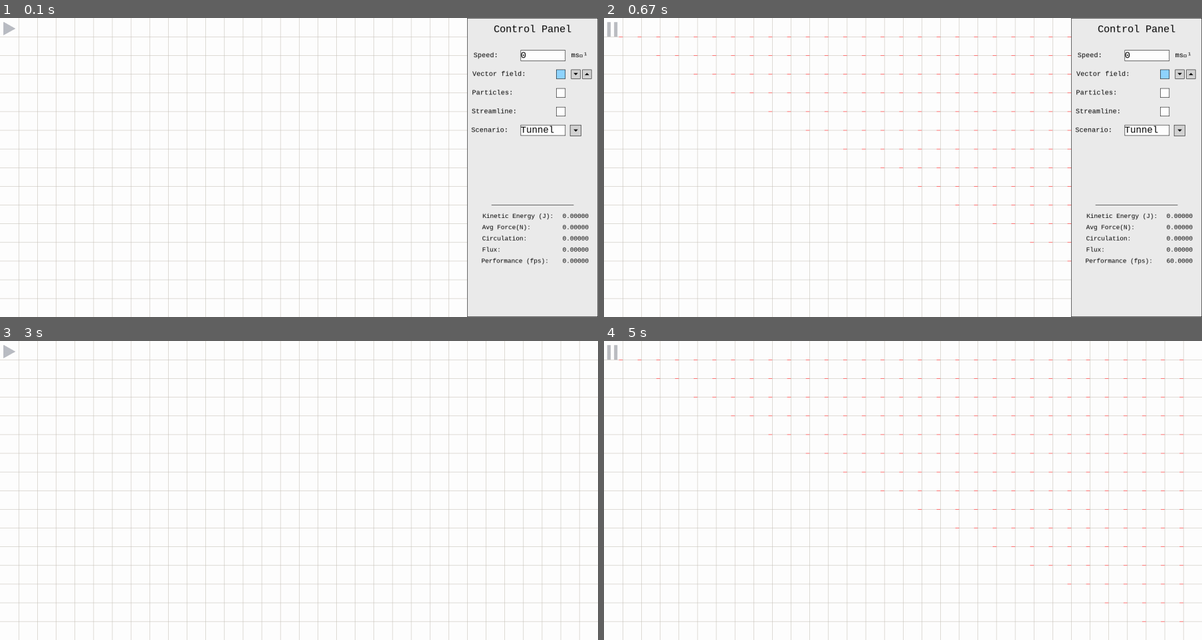
Above: before the commit, frames 1-4 (two rows, left to right).
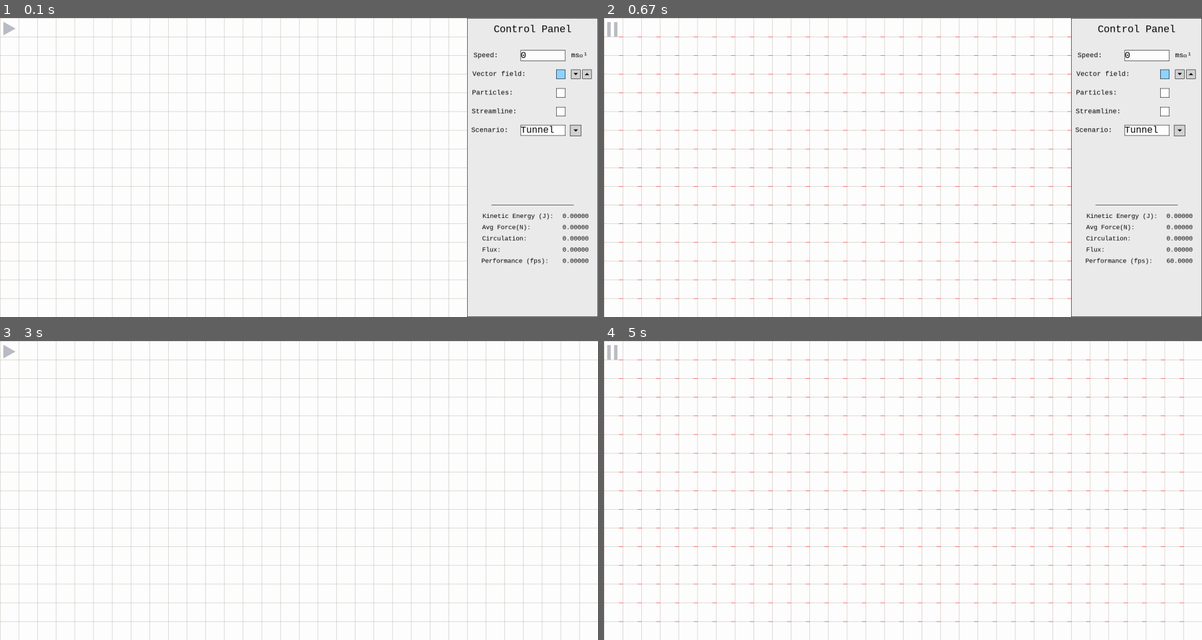
Above: after the commit, the same moments.

Repository: mrgreenlid/Fluids
Game: pygame game, started from main.py
Same seed, same stepped clock (60 frames per second), same inputs: the game is played once before the commit and once after it.
Inputs (mouse positions are in pixels of both pictures, inside the frame that each line leads up to):
- Up to frame 1 (0.1 s): no input
- Up to frame 2 (0.67 s): click (615, 32) at 0.38 s
- Up to frame 3 (3 s): tap Space at 0.67 s; click "0" at 1.05 s; click (520, 595) at 1.38 s; click (574, 454) at 1.72 s; click (269, 568) at 2.05 s; click (562, 433) at 2.38 s; tap C at 2.67 s
- Up to frame 4 (5 s): click (615, 355) at 3.05 s; tap Space at 3.9 s; click (615, 355) at 4.72 s

The runs differ from the first frame. In frame 1, 0.3% of the frame differs, in the area x 0-79%, y 0-100%; in frame 2, 0.8%; in frame 3, 0.3%; in frame 4, 0.8%, in the area x 0-100%, y 0-100%.

Commit message:
Finally, vectors placed at each intersect

Diff:
--- a/fluid.py
+++ b/fluid.py
@@ -41,14 +41,33 @@
 
     def __drawVector(self, tail_pygame_x : int, tail_pygame_y : int):
         dx, dy = self.pointVelocity(tail_pygame_x, tail_pygame_y).real*10, self.pointVelocity(tail_pygame_x, tail_pygame_y).imag
-        tip_pygame_x, tip_pygame_y = tail_pygame_x +dx, tail_pygame_y +dy
+        tip_pygame_x, tip_pygame_y = tail_pygame_x + dx, tail_pygame_y + dy
         pygame.draw.line(self.__window, "red", (tail_pygame_x, tail_pygame_y), (tip_pygame_x, tip_pygame_y))
 
     def place(self):
         """Draws the vector field"""
+        # Draws vector field grid and sets up vector arrows
         if self.__display:
-            # Draws vector field grid and sets up vector arrows
-            height = width = self.__maximum_arrow_length = self.__grid_line_interval
+            for row in range(self.__rows+1):
+                y_line= row*self.__grid_line_interval
+                pygame.draw.line(self.__window, self.__grid_colour, (0, y_line), (self.__line_length, y_line))
+
+            for column in range(self.__rows*2):
+                x_line = column* self.__grid_line_interval
+                pygame.draw.line(self.__window, self.__grid_colour, (x_line, 0), (x_line, self.__line_height))
+
+            if self.__flow:
+                for row in range(1, self.__rows+1):
+                    for column in range(self.__rows*2):
+                        x = column * self.__grid_line_interval
+                        y = row * self.__grid_line_interval
+                        self.__drawVector(x, y)
+
+
+
+
+
+            """height = width = self.__maximum_arrow_length = self.__grid_line_interval
             for row in range(self.__rows):
                 pygame.draw.line(self.__window, self.__grid_colour, (0, height), (self.__line_length, height))
                 height += self.__grid_line_interval
@@ -61,7 +80,7 @@
                             self.__drawVector(width, self.__grid_line_interval*j)
 
                     pygame.draw.line(self.__window, self.__grid_colour, (width, 0), (width, self.__line_height))
-                    width += self.__grid_line_interval
+                    width += self.__grid_line_interval"""
 
     def __map(self):
         if self.__velocity_function[0] == 1:
@@ -70,11 +89,11 @@
 
 
     def pointVelocity(self, pygame_x, pygame_y):
-        return self.__velocities[pygame_y][pygame_x]
+        return self.__velocities[pygame_y-1][pygame_x-1]
 
     def __convertFromPygameCoordinate(self, pygame_x, pygame_y):
         """Returns the true possition of a pygame coordinate, with the origin in the centre"""
-        return self.__plane[pygame_y][pygame_x]
+        return self.__plane[pygame_y-1][pygame_x-1]
 
     def setVelocityFunction(self, velocity_function : Tuple[str] | Tuple[int]):
         if self.__q != velocity_function:
@@ -106,6 +125,7 @@
         self.__grid_line_interval = self.__line_height // self.__rows
 
 
+
 class Particle(pygame.sprite.Sprite):
     def __init__(self,):
         return
